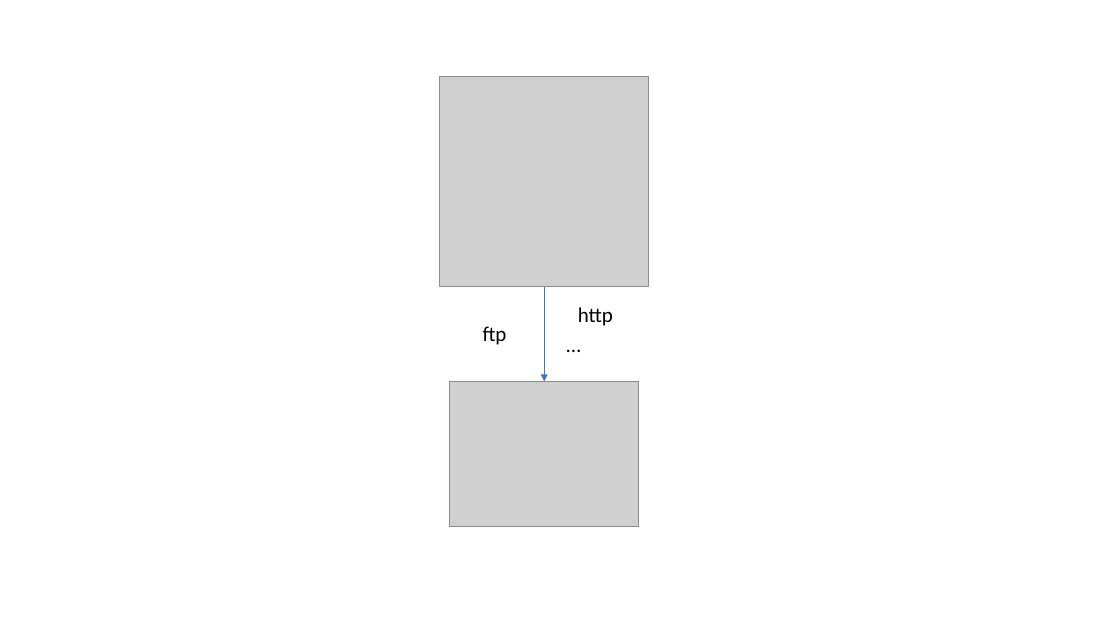
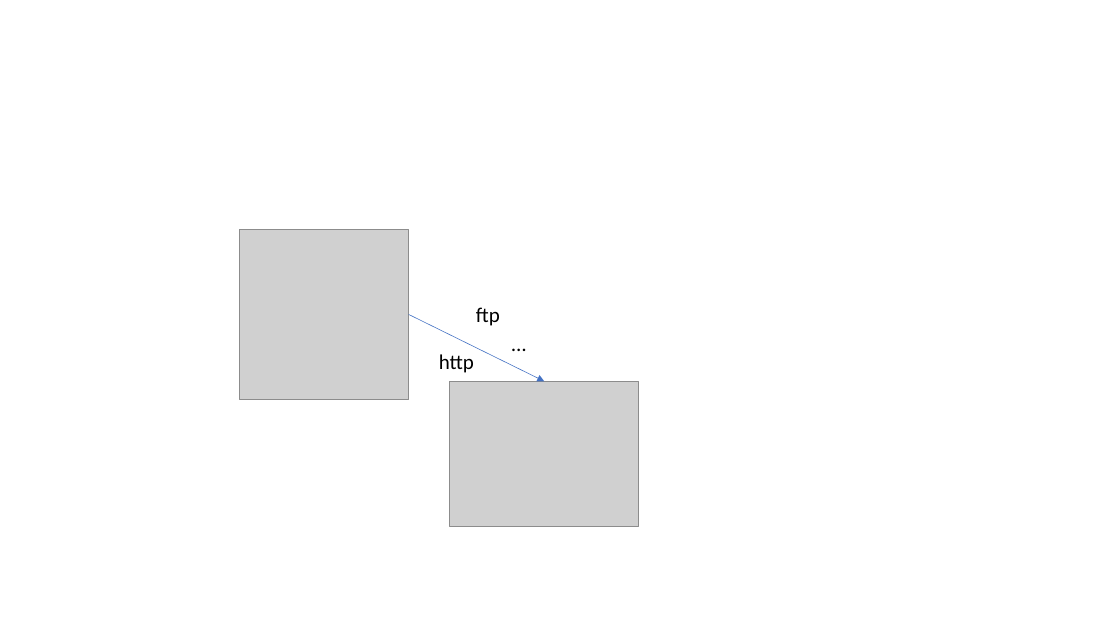
Before and after one commit to NEUBIAS/training-resources, a slide deck: slide 2 of figures/resources/remote_data_access.pptx. Drawn at 1120x630 pixels with LibreOffice and Linux fonts; fonts in the diff are those of the drawing; grey boxes stand for pictures. Boxes give left, top, right and bottom in pixels: in the first picture for what was removed or moved away, otherwise in the second. Text is boxed around its words. In the diff, an @@ line names an element or a change of style, - is before the commit and + after.

```diff
--- a/figures/resources/remote_data_access.pptx
+++ b/figures/resources/remote_data_access.pptx
@@ picture: place and size @@
-picture at <box>440,76,649,287</box>
+picture at <box>239,229,409,400</box>
@@ text "ftp": place and size @@
-text "ftp" at <box>483,326,507,345</box>
+text "ftp" at <box>476,307,500,326</box>
@@ arrow moved from (544, 287) - (544, 381) to (409, 314) - (544, 381) @@
@@ text "…" rewrapped from <box>559,327,591,360</box> to <box>503,326,562,360</box> @@
@@ text "http": place and size @@
-text "http" at <box>578,307,613,326</box>
+text "http" at <box>439,354,474,373</box>
```
Also in this commit, not shown: 14 other files.
